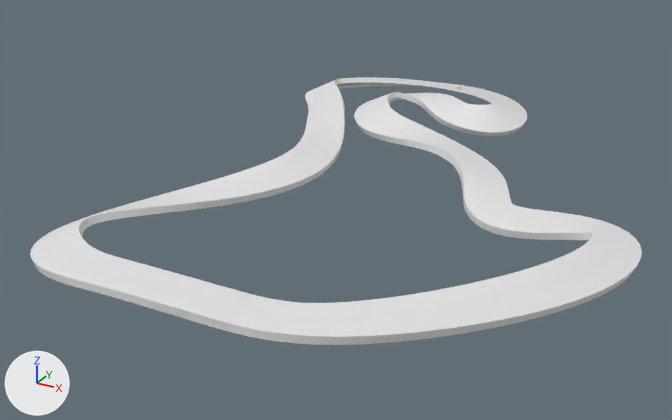
The Blender file Assets/Models/Tracks/joshtrack2v1.blend: old version first, new version second.
One viewpoint serves both versions: a 50 mm camera at (238.0, -625.0, 188.0) aimed at (9.0, -208.0, -21.0). Every picture has the same lights, and +X, +Y and +Z are marked at lower left.
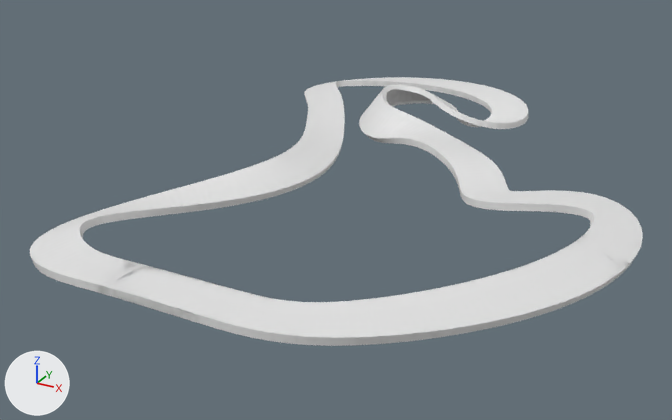
What differs and where, as boxes (x1, y1, x2, y2) in the pictures (672 x 420 px):
'Cube', reshaped
    before: (30, 77, 642, 345)
    after: (30, 77, 643, 346)

Edits to the bpy script that builds the scene:
```text
Change cu_nurbspath:
    where _sp = cu_nurbspath.splines.new('NURBS'); _sp.points.add(22)
    remove _sp.points.foreach_set('co', [-38.74, -0.0000153, 0.0, 1.0, 0.0, -0.0000153, 0.0, 1.0, 38.74, -0.0000153, 0.0, 1.0, 77.48, -0.0000153, 0.0, 1.0, 165.6, 118.6, -8.456, 1.0, 149.6, 184.3, -5.559, 1.0, 81.53, 129.7, -8.802, 1.0, 79.19, 182.7, -0.709, 1.0, 41.6, 223.2, -0.988, 1.0, -15.88, 238.2, -1.623, 1.0, -30.66, 246.9, -0.49, 1.0, -61.35, 302.7, -2.095, 1.0, -4.54, 317.9, -1.115, 1.0, 0.979, 282.4, -1.694, 1.0, 48.88, 283.7, -5.949, 1.0, 44.08, 340.4, -1.767, 1.0, -46.15, 361.0, -2.77, 1.0, -134.5, 333.5, -13.6, 1.0, -78.44, 283.9, -2.911, 1.0, -52.43, 220.9, -0.875, 1.0, 4.11, 136.4, -0.718, 1.0, -121.9, 45.2, -9.192, 1.0, -61.66, -1.042, -1.358, 1.0])
    remove _sp.points.foreach_set('tilt', [1.571, 1.571, 1.571, 1.571, 2.012, 1.695, 1.231, 1.571, 1.835, 1.051, 1.09, 0.778, 1.571, 1.571, 2.127, 1.571, 1.693, 1.872, 1.838, 1.571, 0.718, 2.241, 1.658])
    add _sp.points.foreach_set('co', [-38.74, -0.0000153, 0.0, 1.0, 0.0, -0.0000153, 0.0, 1.0, 38.74, -0.0000153, 0.0, 1.0, 77.48, -0.0000153, 0.0, 1.0, 165.6, 118.6, -8.456, 1.0, 148.8, 185.4, 10.4, 1.0, 78.55, 127.7, 3.478, 1.0, 79.19, 182.7, -0.709, 1.0, 33.56, 210.3, 9.085, 1.0, -15.88, 238.2, -1.623, 1.0, -30.66, 246.9, -0.49, 1.0, -61.35, 302.7, -2.095, 1.0, -4.575, 317.9, 1.733, 1.0, 0.979, 282.4, -1.694, 1.0, 48.45, 284.0, -10.73, 1.0, 44.08, 340.4, -1.767, 1.0, -46.15, 361.0, -2.77, 1.0, -134.5, 333.5, -13.6, 1.0, -78.44, 283.9, -2.911, 1.0, -52.43, 220.9, -0.875, 1.0, 4.11, 136.4, -0.718, 1.0, -121.9, 45.2, -9.192, 1.0, -61.66, -1.042, -1.358, 1.0])
    add _sp.points.foreach_set('tilt', [1.571, 1.571, 1.571, 1.571, 2.012, 1.695, 2.102, 1.571, 2.454, 1.051, 1.09, 0.778, 1.571, 0.896, 1.446, 1.571, 1.689, 1.872, 1.838, 1.571, 0.718, 2.241, 1.658])
```
